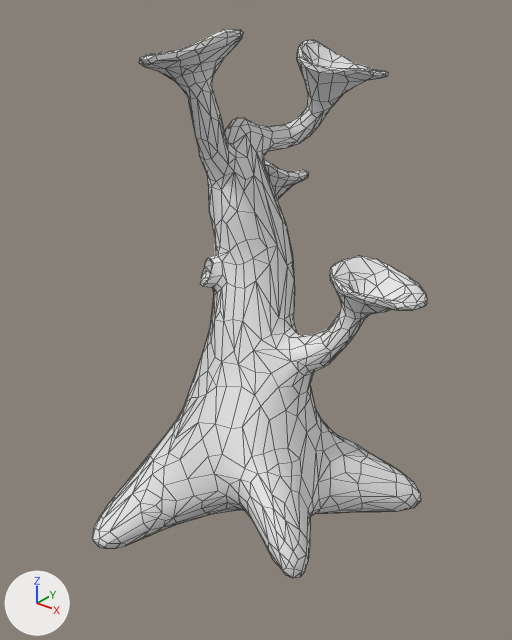
An edit to the FBX model Assets/FBX/Baum_1_lp.fbx, drawn before and after from the same camera.
Before and after are seen from a 50 mm lens placed at (5.13, -6.2, 6.29), pointed at (0.08, 0.11, 2.38). The axes (+X, +Y, +Z) are drawn at lower left. The lights are the same throughout. Mesh edges are drawn as thin lines. Where no turn or scale is listed for an object, it has been applied to the vertices.

In view in the first picture: 'Baum_1_lp'.
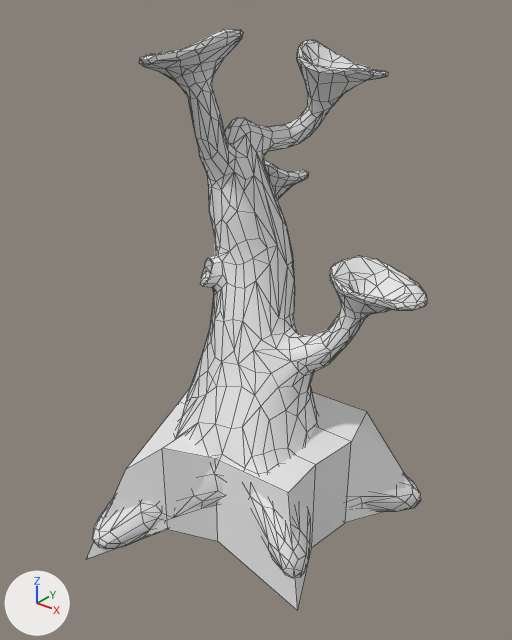
The edits, one by one:
Mesh me_cube_001 is new.
It has 32 vertices, 30 faces and spans x -1.55..2.04, y -1.97..1.66, z -0.81..1.0.
Object 'Baum_1_Colliosion' (ob_baum_1_colliosion) is new; it shows me_cube_001.
Its location is (0.0, 0.0, 0.0).

Changed parts and their boxes [x1, y1, x2, y2] in the pictures (512 x 640 px):
'Baum_1_Colliosion', added: after [86, 387, 421, 611]
